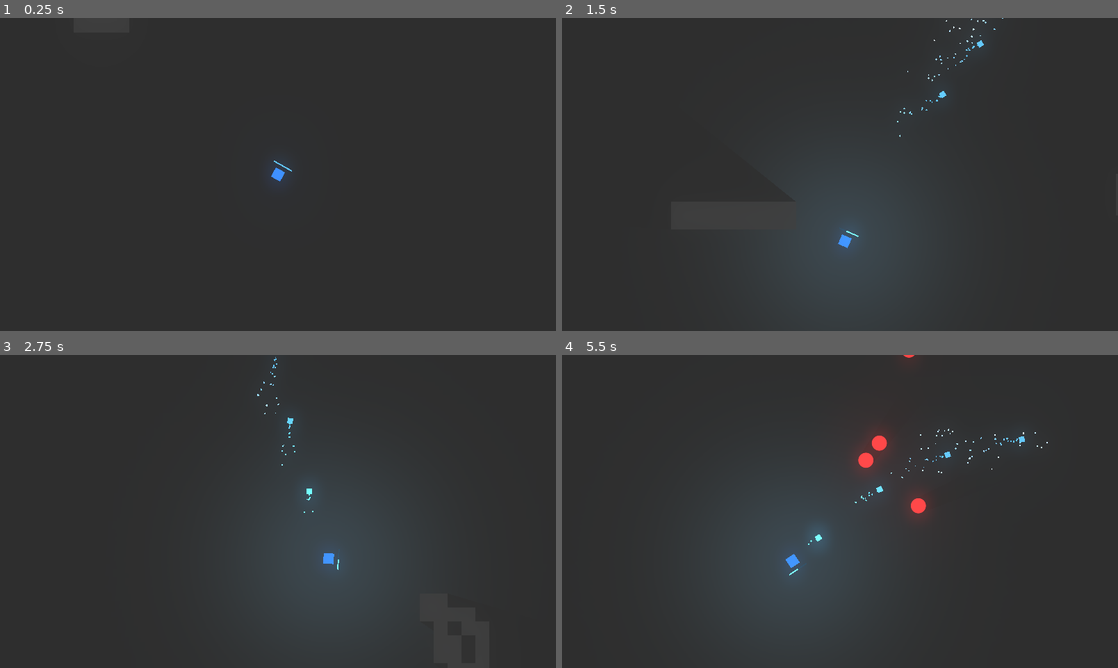
Above: before the commit, frames 1-4 (two rows, left to right).
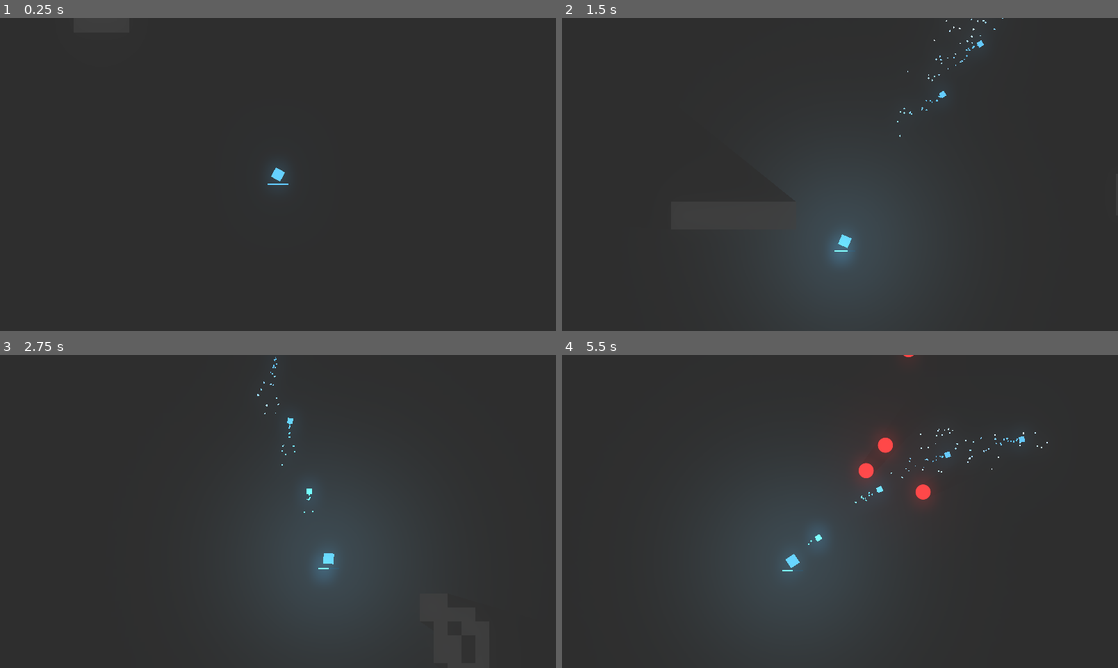
Above: after the commit, the same moments.

Repository: Talamander/unexpected-jam
Game: Godot game, scene res://Level/Arena.tscn
Two runs of this game, one before a commit and one after it. Both use one fixed random seed, a clock stepped at 60 frames per second and the inputs below. Sound files missing from this copy of the repository are replaced by a short silence.
Inputs (mouse positions are in pixels of both pictures, inside the frame that each line leads up to):
- Up to frame 1 (0.25 s): no input
- Up to frame 2 (1.5 s): tap Enter at 0.5 s; move the mouse to (962, 158) at 0.52 s; press the mouse at (962, 158) at 0.53 s; hold Right (ui_right) 0.53-1.28 s; move the mouse to (728, 190) at 1.27 s; release the mouse at (728, 190) at 1.28 s; hold Down (ui_down) from 1.28 s (still down); tap L (toggle_lights) at 1.35 s
- Up to frame 3 (2.75 s): move the mouse to (333, 442) at 2.02 s; release Down (ui_down) at 2.03 s; press the mouse at (333, 442) at 2.03 s; hold Right (ui_right) from 2.03 s (still down)
- Up to frame 4 (5.5 s): move the mouse to (812, 574) at 2.77 s; release Right (ui_right) at 2.78 s; release the mouse at (812, 574) at 2.78 s; hold Up (ui_up) 2.78-3.53 s; tap L (toggle_lights) at 2.85, 4.35 s; move the mouse to (1006, 558) at 3.52 s; press the mouse at (1006, 558) at 3.53 s; hold Left (ui_left) 3.53-5.03 s; move the mouse to (673, 464) at 4.27 s; release the mouse at (673, 464) at 4.28 s; move the mouse to (867, 511) at 5.02 s; press the mouse at (867, 511) at 5.03 s; hold Down (ui_down) from 5.03 s (still down)

The runs differ from the first frame. In frame 1, less than 0.1% of the frame differs, in the area x 48-53%, y 45-54%; in frame 2, 0.2%; in frame 3, 0.1%; in frame 4, 0.6%, in the area x 39-74%, y 0-71%.

Commit message:
Knockback System

Diff:
--- a/Effects/EnemyExplosionEffect.tscn
+++ b/Effects/EnemyExplosionEffect.tscn
@@ -40,33 +40,33 @@
 orbit_velocity_random = 0.0
 linear_accel = 55.47
 linear_accel_random = 0.2
-linear_accel_curve = SubResource( 3 )
+linear_accel_curve = SubResource( 5 )
 scale = 2.5
 scale_random = 1.0
-scale_curve = SubResource( 5 )
-color_ramp = SubResource( 22 )
+scale_curve = SubResource( 7 )
+color_ramp = SubResource( 3 )
 
-[sub_resource type="Gradient" id=23]
+[sub_resource type="Gradient" id=9]
 colors = PoolColorArray( 0.973145, 0.615818, 0.615818, 1, 1, 0, 0, 1 )
 
-[sub_resource type="GradientTexture" id=24]
-gradient = SubResource( 23 )
+[sub_resource type="GradientTexture" id=10]
+gradient = SubResource( 9 )
 
-[sub_resource type="Curve" id=9]
+[sub_resource type="Curve" id=11]
 max_value = 300.0
 _data = [ Vector2( 0, 300 ), 0.0, 417.638, 0, 0, Vector2( 0.151899, 0 ), -9900.14, 1.1791, 0, 1, Vector2( 1, 1 ), 0.0, 0.0, 0, 0 ]
-
-[sub_resource type="CurveTexture" id=10]
-curve = SubResource( 9 )
-
-[sub_resource type="Curve" id=11]
-max_value = 3.0
-_data = [ Vector2( 0, 3 ), 0.0, 0.0, 0, 0, Vector2( 0.993671, 1.17273 ), 0.0, 0.0, 0, 0 ]
 
 [sub_resource type="CurveTexture" id=12]
 curve = SubResource( 11 )
 
-[sub_resource type="ParticlesMaterial" id=13]
+[sub_resource type="Curve" id=13]
+max_value = 3.0
+_data = [ Vector2( 0, 3 ), 0.0, 0.0, 0, 0, Vector2( 0.993671, 1.17273 ), 0.0, 0.0, 0, 0 ]
+
+[sub_resource type="CurveTexture" id=14]
+curve = SubResource( 13 )
+
+[sub_resource type="ParticlesMaterial" id=15]
 emission_shape = 1
 emission_sphere_radius = 1.0
 flag_disable_z = true
--- a/Enemies/BasicEnemy.gd
+++ b/Enemies/BasicEnemy.gd
@@ -4,19 +4,20 @@
 export var acceleration = 4000
 
 
-
 func _physics_process(delta):
 	if Global.player != null:
-		chase_player(delta)
+		chase_player(delta, rotation)
 
-func chase_player(delta):
+func chase_player(delta, value):
 	var direction = (Global.player.global_position - global_position).normalized()
 	motion += direction * acceleration * delta
 	motion = motion.clamped(speed)
 	motion = move_and_slide(motion)
 
-func get_rotation():
-	pass
+	rotation = direction.angle()
+
+
+
 
 
 #This function exists in Enemy parent class, but I decided to also put it here so enemies can be unique
--- a/Enemies/BasicEnemy.tscn
+++ b/Enemies/BasicEnemy.tscn
@@ -47,6 +47,9 @@
 scale = Vector2( 0.15, 0.15 )
 occluder = SubResource( 1 )
 
+[node name="RayCast2D" type="RayCast2D" parent="." index="8"]
+rotation = -1.57079
+
 [editable path="Hitbox"]
 
 [editable path="Hurtbox"]
--- a/Level/Arena.tscn
+++ b/Level/Arena.tscn
@@ -2,7 +2,7 @@
 
 [ext_resource path="res://Player/Player.tscn" type="PackedScene" id=1]
 [ext_resource path="res://Level/Arena.gd" type="Script" id=2]
-[ext_resource path="res://UI/WeaponHeatUI.tscn" type="PackedScene" id=3]
+[ext_resource path="res://UI/WeaponHeatUIRT.tscn" type="PackedScene" id=3]
 [ext_resource path="res://Level/Camera2D.tscn" type="PackedScene" id=4]
 [ext_resource path="res://Player/Square.png" type="Texture" id=5]
 [ext_resource path="res://Level/TileMap.tscn" type="PackedScene" id=6]
@@ -20,9 +20,9 @@
 [node name="BG" type="TextureRect" parent="."]
 modulate = Color( 0.145098, 0.145098, 0.145098, 1 )
 margin_left = -2916.0
-margin_top = -1146.0
+margin_top = -1147.0
 margin_right = 2962.0
-margin_bottom = 1779.0
+margin_bottom = 1778.0
 texture = ExtResource( 5 )
 expand = true
 __meta__ = {
@@ -32,11 +32,11 @@
 [node name="Player" parent="." instance=ExtResource( 1 )]
 position = Vector2( 299.546, 275.37 )
 
-[node name="Sprite" parent="Player" index="0"]
-modulate = Color( 0.6, 0.690196, 1, 1 )
-
 [node name="CameraFocal" parent="Player" index="2"]
 remote_path = NodePath("../../Camera2D")
+
+[node name="MeterFocal" parent="Player" index="3"]
+remote_path = NodePath("../../WeaponHeatUIRT")
 
 [node name="Camera2D" parent="." instance=ExtResource( 4 )]
 position = Vector2( 299.546, 275.37 )
@@ -45,12 +45,6 @@
 process_mode = 0
 smoothing_enabled = true
 smoothing_speed = 4.5
-
-[node name="WeaponHeatUI" parent="Camera2D" instance=ExtResource( 3 )]
-margin_left = 0.0119476
-margin_top = 0.257019
-margin_right = 0.0119476
-margin_bottom = 0.257019
 
 [node name="EnemySpawnTimer" type="Timer" parent="."]
 autostart = true
@@ -63,6 +57,10 @@
 collision_layer = 2
 collision_mask = 0
 tile_data = PoolIntArray( -2228336, 0, 0, -2228335, 0, 0, -2228334, 0, 0, -2228333, 0, 0, -2228332, 0, 0, -2228331, 0,  …(16733 unchanged characters)…
+
+[node name="WeaponHeatUIRT" parent="." instance=ExtResource( 3 )]
+position = Vector2( 299.546, 280 )
+scale = Vector2( 1.5, 1.5 )
 [connection signal="timeout" from="EnemySpawnTimer" to="." method="_on_EnemySpawnTimer_timeout"]
 
 [editable path="Player"]
--- a/Player/Player.gd
+++ b/Player/Player.gd
@@ -72,7 +72,8 @@
 #Runs every tick
 func _physics_process(delta):
 
-	look_rotation()
+	if stun == false:
+		look_rotation()
 	var input_vector = get_input_vector()
 
 	#Vector2.ZERO is true when no move key is being pressed
@@ -198,7 +199,6 @@
 		PlayerStats.health -= damage
 		self.modulate = Color.white
 		stunTimer.start()
-		stun = true
 		Global.emit_signal("add_screenshake", 2, 0.15)
 
 func _on_died():
@@ -213,7 +213,12 @@
 
 
 func _on_Hurtbox_body_entered(body):
-	#if body.is_in_group("Enemy"):
-		#var enemyVelocity = body.get_rotation()
-		#motion -= enemyVelocity * 1
-		pass
+	if body.is_in_group("Enemy"):
+		stun = true
+		var enemyRotation = body.rotation
+		self.global_rotation_degrees = body.rotation_degrees
+		#self.global_rotation_degrees += 45
+		#motion = motion.rotated(enemyRotation) * 160
+		print (global_rotation)
+		var knockback = Vector2.RIGHT.rotated(self.rotation) * baseSpeed
+		motion += knockback * 4
--- a/Player/Player.tscn
+++ b/Player/Player.tscn
@@ -1,10 +1,13 @@
-[gd_scene load_steps=7 format=2]
+[gd_scene load_steps=8 format=2]
 
 [ext_resource path="res://Player/Square.png" type="Texture" id=1]
 [ext_resource path="res://Player/Player.gd" type="Script" id=2]
 [ext_resource path="res://HitboxesAndHurtboxes/Hurtbox.tscn" type="PackedScene" id=3]
 [ext_resource path="res://Effects/spotlight.png" type="Texture" id=4]
 [ext_resource path="res://Player/PlayerCollider.tres" type="Shape2D" id=5]
+
+[sub_resource type="RectangleShape2D" id=2]
+extents = Vector2( 6, 6.66667 )
 
 [sub_resource type="OccluderPolygon2D" id=1]
 polygon = PoolVector2Array( -4, -4, 4, -4, 4, 4, -4, 4 )
@@ -26,6 +29,10 @@
 
 [node name="CameraFocal" type="RemoteTransform2D" parent="."]
 
+[node name="MeterFocal" type="RemoteTransform2D" parent="."]
+rotation = -1.57079
+update_rotation = false
+
 [node name="FireRate" type="Timer" parent="."]
 wait_time = 0.1
 one_shot = true
@@ -35,6 +42,7 @@
 one_shot = true
 
 [node name="StunTimer" type="Timer" parent="."]
+wait_time = 0.5
 one_shot = true
 
 [node name="Hurtbox" parent="." instance=ExtResource( 3 )]
@@ -42,7 +50,7 @@
 collision_mask = 2147483648
 
 [node name="CollisionShape2D" parent="Hurtbox" index="0"]
-shape = ExtResource( 5 )
+shape = SubResource( 2 )
 
 [node name="LightOccluder2D" type="LightOccluder2D" parent="."]
 visible = false
@@ -57,6 +65,9 @@
 color = Color( 0.447059, 0.8, 0.972549, 1 )
 energy = 0.76
 shadow_enabled = true
+
+[node name="RayCast2D" type="RayCast2D" parent="."]
+rotation = -1.57079
 [connection signal="timeout" from="DashTimer" to="." method="_on_DashTimer_timeout"]
 [connection signal="timeout" from="StunTimer" to="." method="_on_StunTimer_timeout"]
 [connection signal="body_entered" from="Hurtbox" to="." method="_on_Hurtbox_body_entered"]
--- /dev/null
+++ b/UI/WeaponHeatUIRT.gd
@@ -0,0 +1,9 @@
+extends Node2D
+
+var PlayerStats = Global.PlayerStats
+
+func _ready():
+	PlayerStats.connect("player_died", self, "_on_died")
+
+func _on_died():
+	queue_free()
--- /dev/null
+++ b/UI/WeaponHeatUIRT.tscn
@@ -0,0 +1,9 @@
+[gd_scene load_steps=3 format=2]
+
+[ext_resource path="res://UI/WeaponHeatUI.tscn" type="PackedScene" id=1]
+[ext_resource path="res://UI/WeaponHeatUIRT.gd" type="Script" id=2]
+
+[node name="WeaponHeatUIRT" type="Node2D"]
+script = ExtResource( 2 )
+
+[node name="WeaponHeatUI" parent="." instance=ExtResource( 1 )]
Not shown: 6 places in Effects/EnemyExplosionEffect.tscn that only renumber resources
